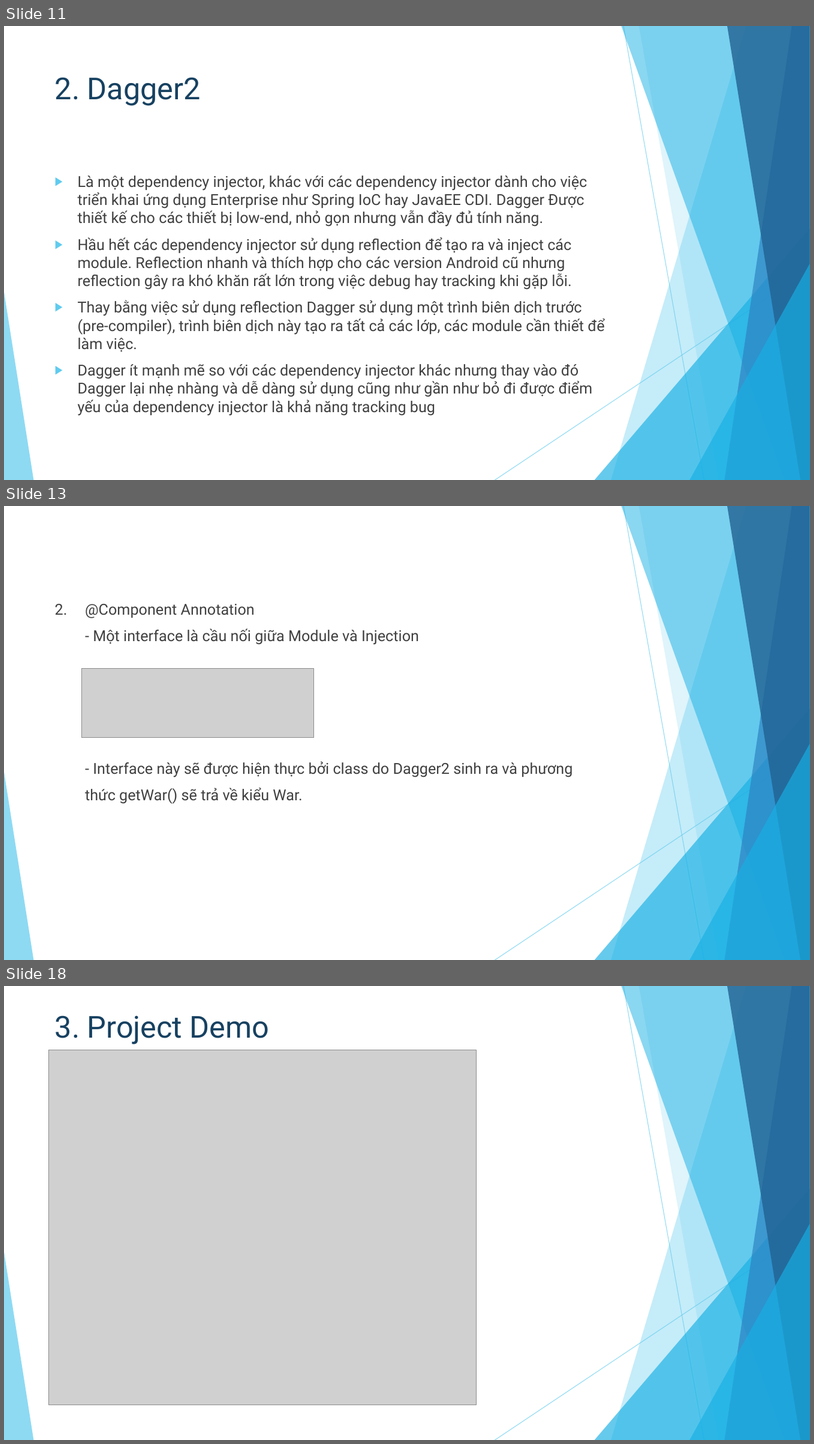
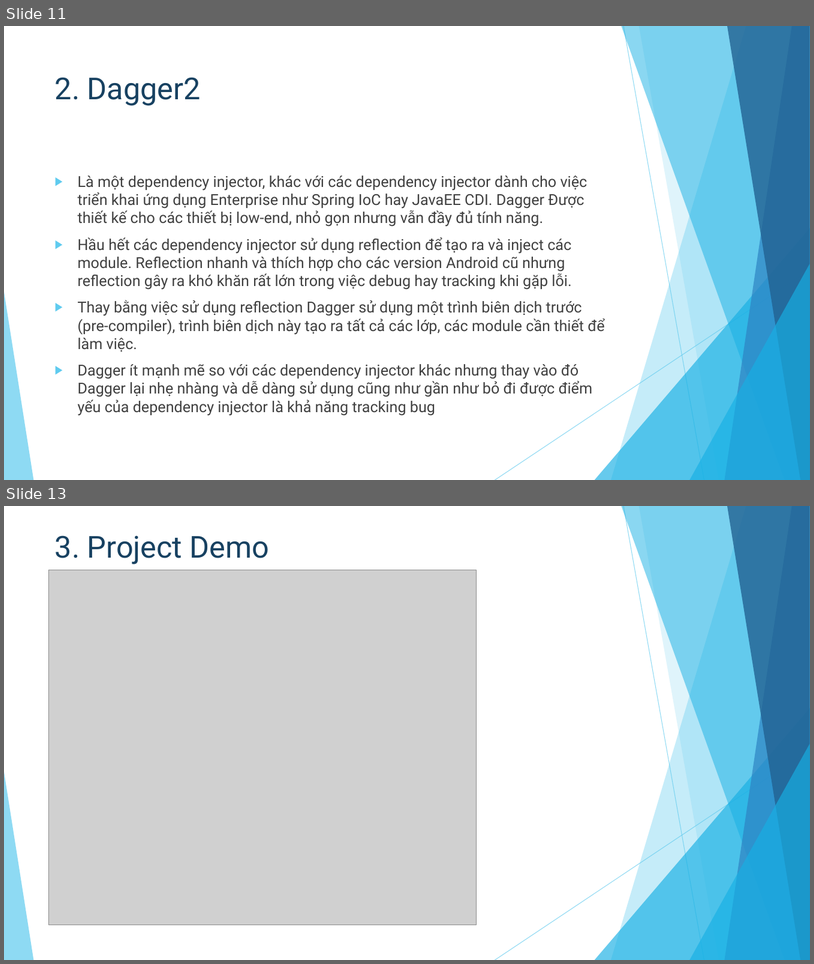
Before and after one commit to NguyenThanhCong1510331/Dagger2, a slide deck: Dagger2-Report.pptx. Shown one above the other, each under a label of ours: slides 11, 13 and 18 before the commit, slides 11 and 13 after it; the slides between them are not shown. The pictures are 814x1444 and 814x964 pixels, drawn with LibreOffice and Linux fonts; fonts in the diff are those of the drawing; grey boxes stand for pictures. Boxes give left, top, right and bottom in pixels: in the first picture for what was removed or moved away, otherwise in the second. Text is boxed around its words. In the diff, an @@ line names an element or a change of style, - is before the commit and + after.

```diff
--- a/Dagger2-Report.pptx
+++ b/Dagger2-Report.pptx
@@ slide 13 removed at (4, 506, 810, 960), background #FFFFFF; not listed: 10 template elements that a slide beside it also shows @@
@@ text removed at (55, 604, 573, 804) @@
-2. @Component Annotation
-- Một interface là cầu nối giữa Module và Injection
-- Interface này sẽ được hiện thực bởi class do Dagger2 sinh ra và phương
-thức getWar() sẽ trả về kiểu War.
@@ picture removed at (81, 669, 314, 738) @@
@@ what was slide 18 is now slide 13 @@
```
Also in this commit, not shown: 4 slides changed, 6 slides added, 4 other slides removed.
